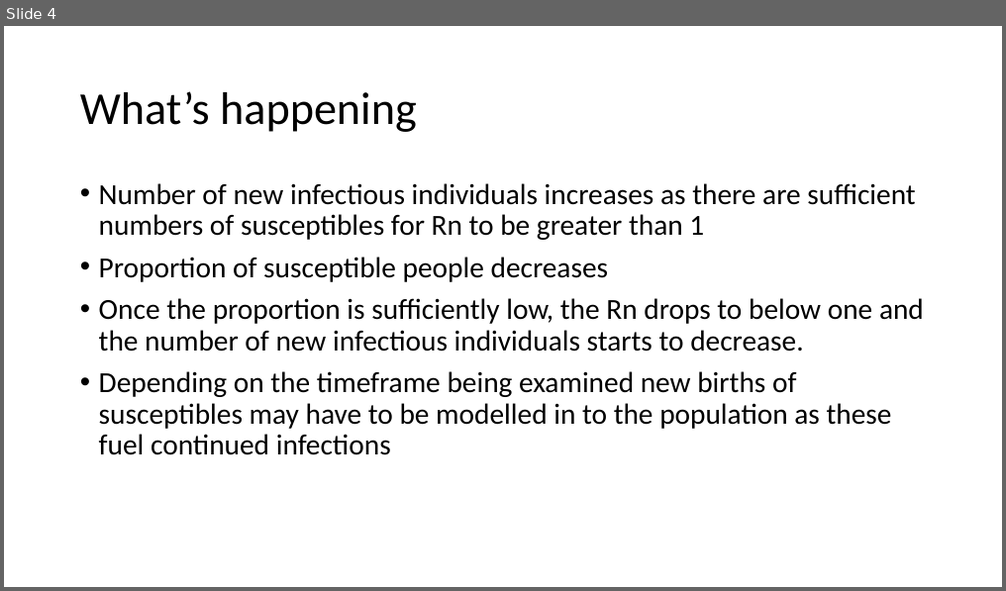
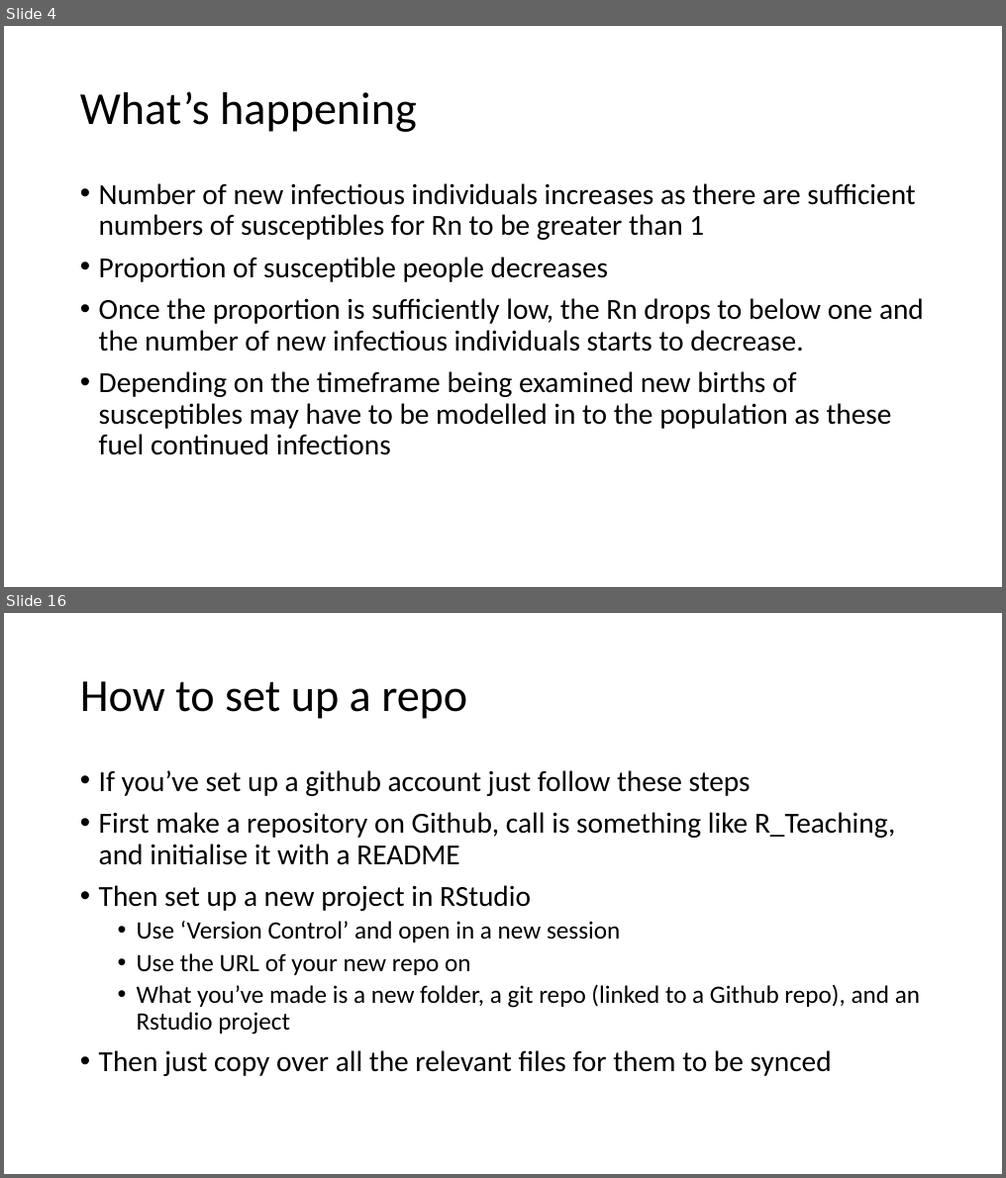
Before and after one commit to CJGRobins/R_Teaching, a slide deck: Session 8/Session 8.pptx. Shown one above the other, each under a label of ours: slide 4 before the commit, slides 4 and 16 after it; the slides between them are not shown. The pictures are 1006x591 and 1006x1178 pixels, drawn with LibreOffice and Linux fonts; fonts in the diff are those of the drawing. Boxes give left, top, right and bottom in pixels: in the first picture for what was removed or moved away, otherwise in the second. Text is boxed around its words. In the diff, an @@ line names an element or a change of style, - is before the commit and + after.

```diff
--- a/Session 8/Session 8.pptx
+++ b/Session 8/Session 8.pptx
@@ slide 16 added at [4, 613, 1002, 1174], background #FFFFFF @@
@@ title added at [80, 681, 467, 719], 44 pt, text #000000 @@
+How to set up a repo
@@ text added at [99, 770, 920, 1076], 28 pt, text #000000 @@
+• If you’ve set up a github account just follow these steps
+• First make a repository on Github, call is something like R_Teaching, and initialise it with a README
+• Then set up a new project in RStudio
+  • Use ‘Version Control’ and open in a new session
+  • Use the URL of your new repo on
+  • What you’ve made is a new folder, a git repo (linked to a Github repo), and an Rstudio project
+• Then just copy over all the relevant files for them to be synced
```
Also in this commit, not shown: 1 slide changed, 13 other slides added, 6 slides removed.
